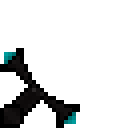
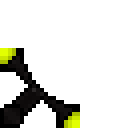
Layered file, before and after one edit (128 x 128). Changes by layer:
showed "Handle Tip Mese", painted on it over box(0, 48, 80, 128)
painted on "Handle Tip Diamond" over box(0, 48, 80, 128)
showed "Handle Tip Bronze", painted on it over box(0, 48, 80, 128)
showed "Handle Tip Steel", painted on it over box(0, 48, 80, 128)
showed "Handle Tip Stone", painted on it over box(0, 48, 80, 128)
showed "Handle Tip Wood", painted on it over box(0, 48, 80, 128)
